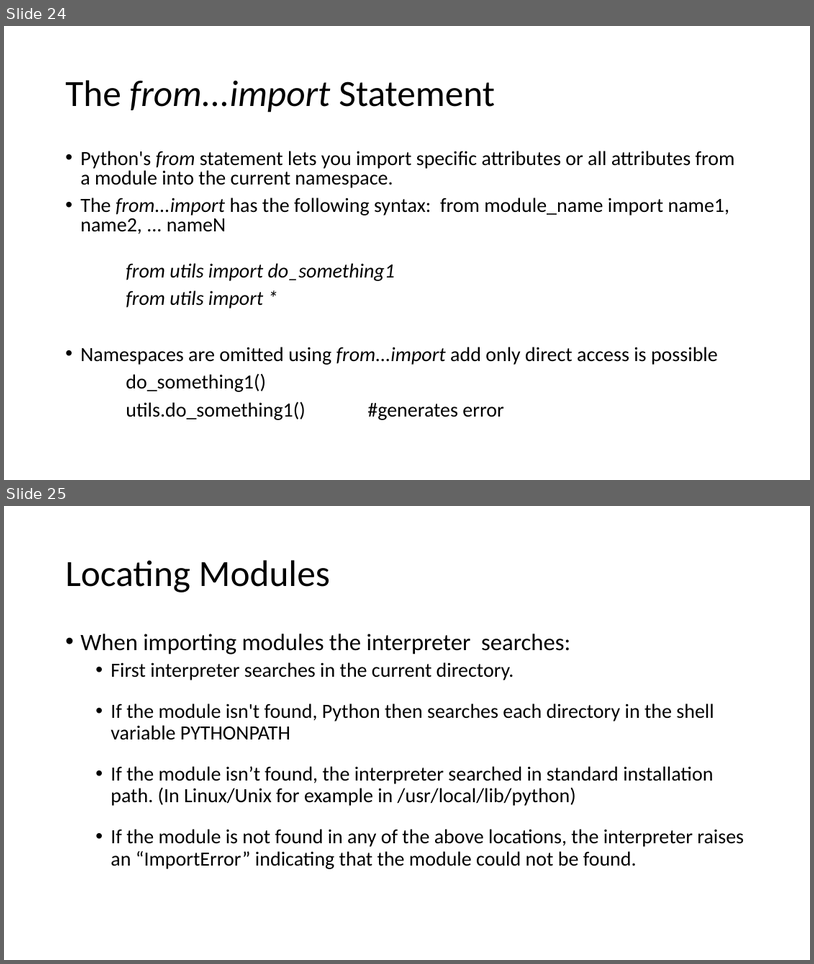
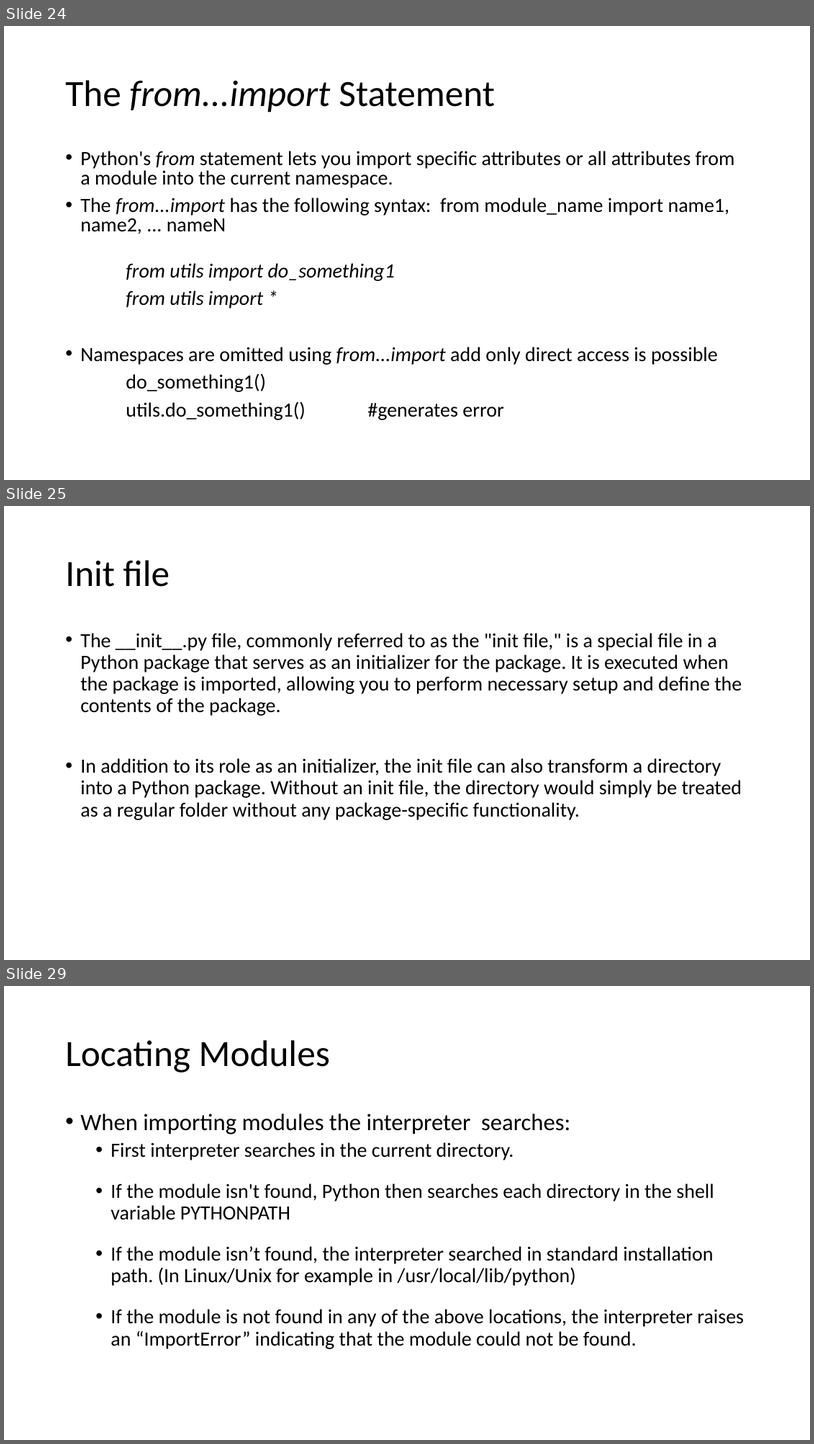
Before and after one commit to Spax04/PythonCourse, a slide deck: basic_new/Module 04 - Python Functions.pptx. Shown one above the other, each under a label of ours: slides 24 and 25 before the commit, slides 24, 25 and 29 after it; the slides between them are not shown. The pictures are 814x964 and 814x1444 pixels, drawn with LibreOffice and Linux fonts; fonts in the diff are those of the drawing. Boxes give left, top, right and bottom in pixels: in the first picture for what was removed or moved away, otherwise in the second. Text is boxed around its words. In the diff, an @@ line names an element or a change of style, - is before the commit and + after.

Commit message:
Added explanation about Init file and recreated PDF

```diff
--- a/basic_new/Module 04 - Python Functions.pptx
+++ b/basic_new/Module 04 - Python Functions.pptx
@@ slide 25 added at [4, 506, 810, 960], background #FFFFFF @@
@@ title added at [65, 560, 170, 587], 44 pt, text #000000 @@
+Init file
@@ text added at [80, 633, 743, 820], 24 pt, text #000000 @@
+• The __init__.py file, commonly referred to as the "init file," is a special file in a Python package that serves as an initializer for the package. It is executed when the package is imported, allowing you to perform necessary setup and define the contents of the package.
+• In addition to its role as an initializer, the init file can also transform a directory into a Python package. Without an init file, the directory would simply be treated as a regular folder without any package-specific functionality.
@@ what was slide 25 is now slide 29 @@
```
Also in this commit, not shown: 3 other slides added, 1 slide removed, 9 other files.
